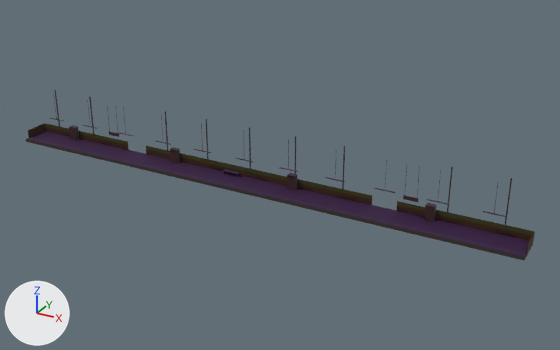
A saved change to the glTF model public/assets/props/monorail_platform_s.glb.
Camera for both pictures: a 50 mm lens placed at (45.2, -67.0, 46.7), pointed at (4.3, 7.4, 9.4). The lights are fixed; the arrows at lower left show +X, +Y and +Z. The older version comes first. Where no turn or scale is listed for an object, it has been applied to the vertices. Vertices at exactly the same position are counted once.

Objects in the first picture: 'monorail_platform_s'.
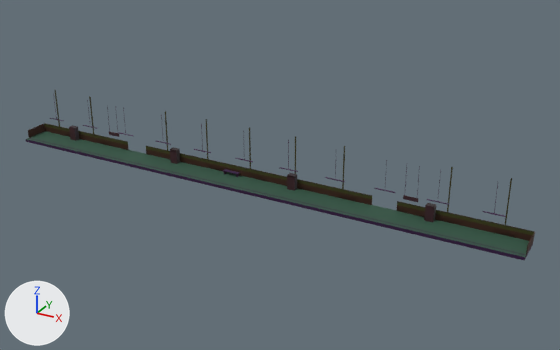
Pixel boxes [x1, y1, x2, y2] of what changed, in the pictures (560 x 350 px):
part 1 of me_monorail_platform_s, recoloured
    both: [26, 131, 530, 260]

The edits, one by one:
me_monorail_platform_s has 476 vertices, 586 faces and spans x -34.0..34.0, y -1.9..1.9, z -3.5..3.5.
me_monorail_platform_s is used by ob_monorail_platform_s; location (0.0, 5.93, 11.11).
me_monorail_platform_s part 1: 12 faces centred in x -34.0..34.0, y -1.9..1.9, z -3.4..-3.1 are repainted in the vertex colours; the middle colour goes from beige #ab957e to purple #9100cb.
